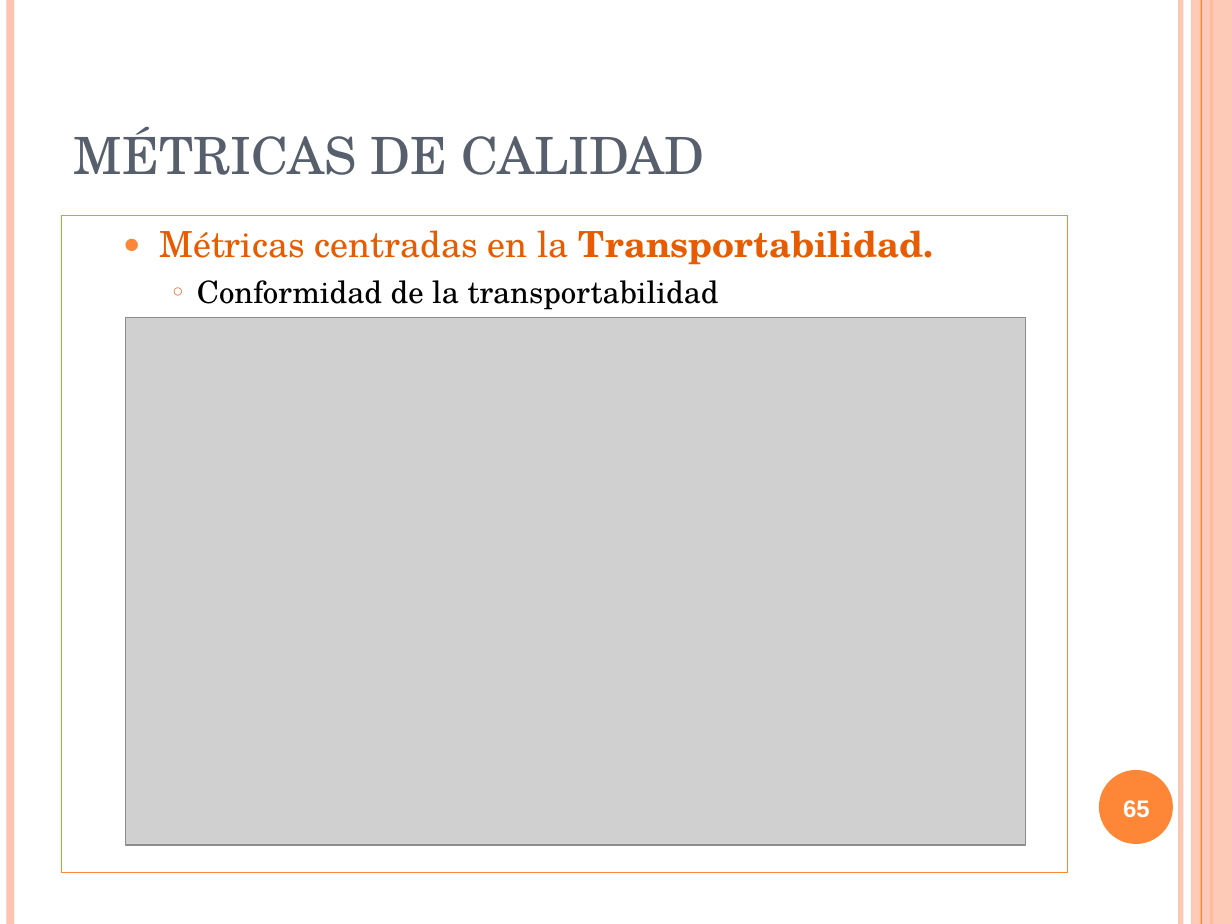
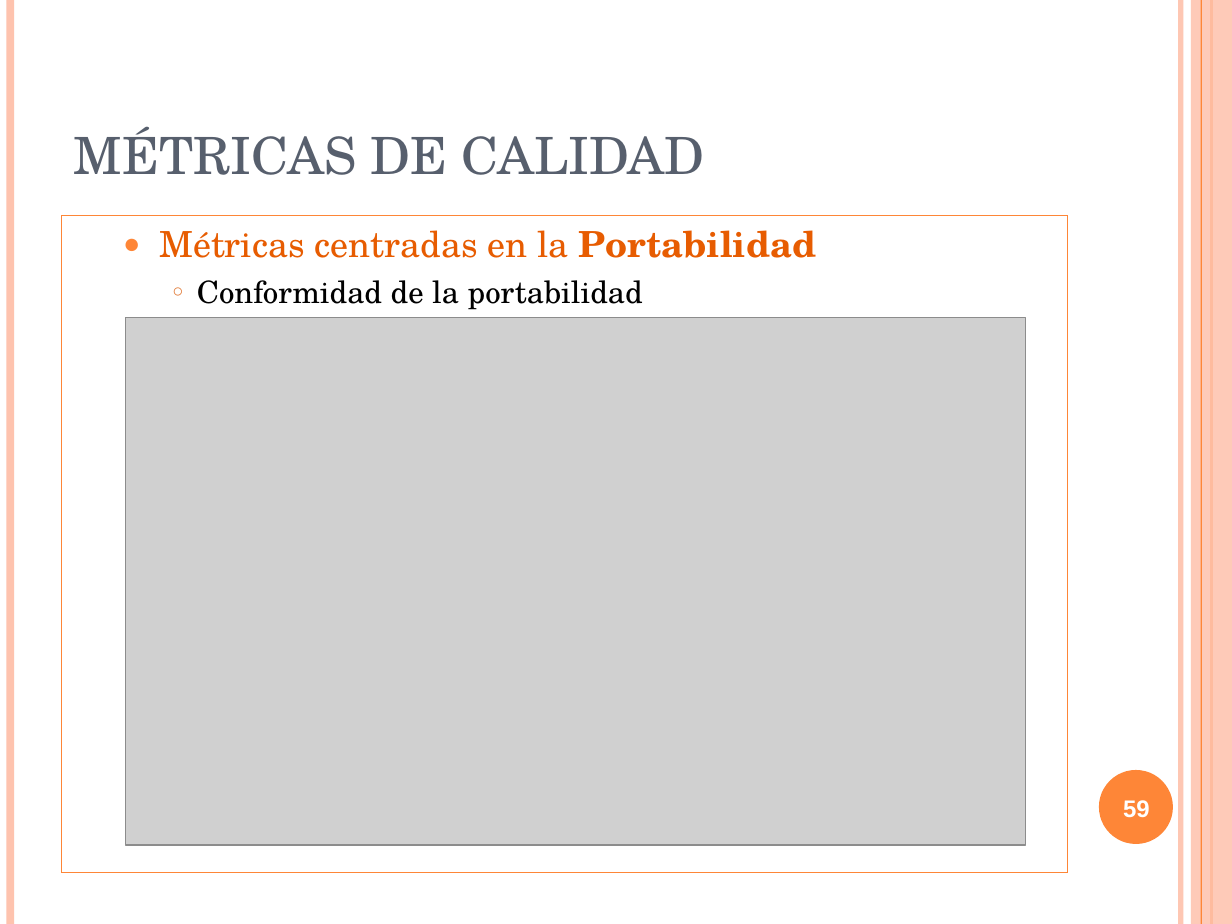
Before and after one commit to txedo/isi-auditoria, a slide deck: slide 59 of calidad/Trabajo/presentacion/presentacionCalidad.ppt (slide 65 before the commit). Drawn at 1232x924 pixels with LibreOffice and Linux fonts; fonts in the diff are those of the drawing; grey boxes stand for pictures. Boxes give left, top, right and bottom in pixels: in the first picture for what was removed or moved away, otherwise in the second. Text is boxed around its words. In the diff, an @@ line names an element or a change of style, - is before the commit and + after.

```diff
--- a/calidad/Trabajo/presentacion/presentacionCalidad.ppt
+++ b/calidad/Trabajo/presentacion/presentacionCalidad.ppt
@@ text in rectangle at <box>160,230,816,310</box>: text changed @@
-  ● Métricas centradas en la Transportabilidad.
-    ○ Conformidad de la transportabilidad
+  ● Métricas centradas en la Portabilidad
+    ○ Conformidad de la portabilidad
@@ page number at <box>1123,800,1150,818</box>: text changed @@
-65
+59
```
Also in this commit, not shown: 14 other slides changed, 6 slides removed, 1 other file.
